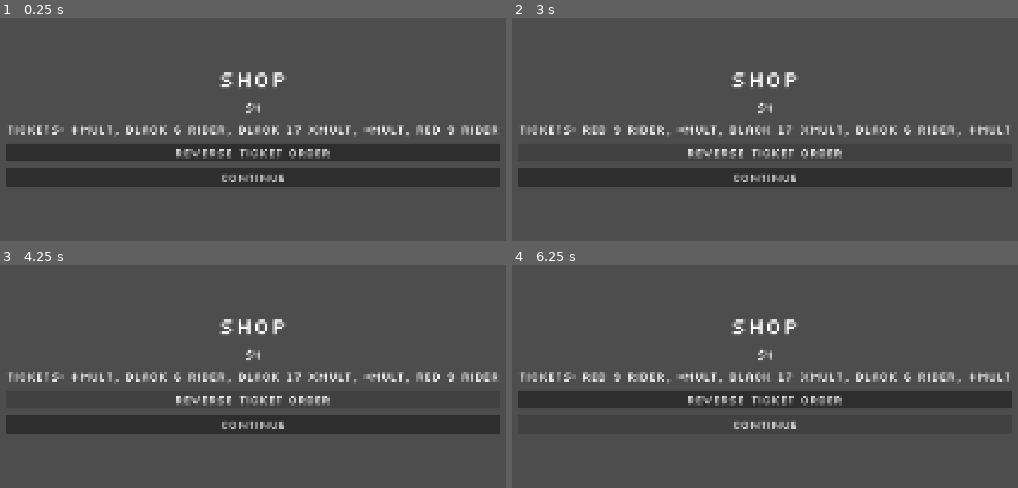
Above: before the commit, frames 1-4 (two rows, left to right).
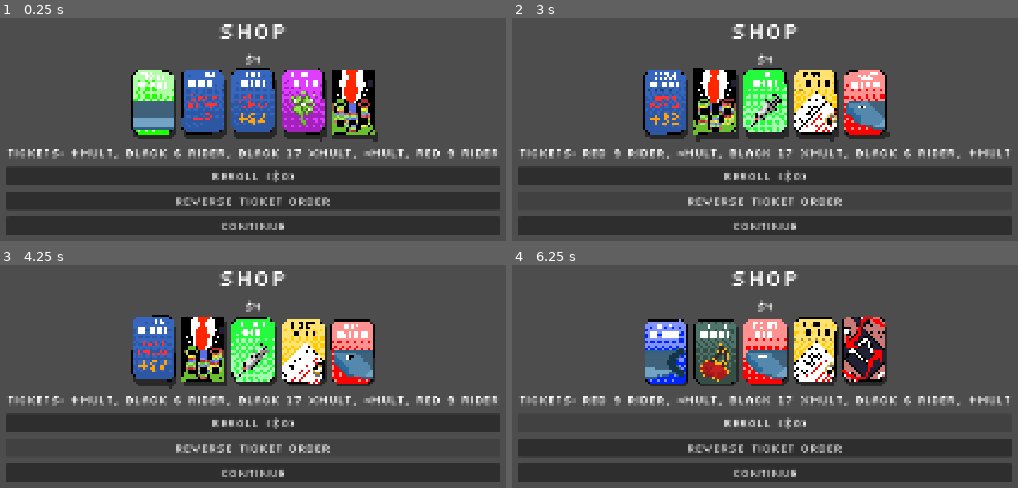
Above: after the commit, the same moments.

Repository: ross-ca/roulette-wheel
Game: Godot game, scene res://scenes/shop/shop.tscn
Two runs of this game, one before a commit and one after it. Both use one fixed random seed, a clock stepped at 60 frames per second and the inputs below. This scene is started directly instead of the project's main scene.
Inputs (mouse positions are in pixels of both pictures, inside the frame that each line leads up to):
- Up to frame 1 (0.25 s): no input
- Up to frame 2 (3 s): click (765, 176) at 0.5 s, where only the run after the commit has a clickable "Reroll ($0)"; click "Continue" at 1.25 s; click "Continue" at 2 s; click "Reverse ticket order" at 2.75 s
- Up to frame 3 (4.25 s): click "Reverse ticket order" at 3.5 s
- Up to frame 4 (6.25 s): click (765, 423) at 4.25 s, where only the run after the commit has a clickable "Reroll ($0)"; click "Reverse ticket order" at 5 s; click (765, 423) at 5.75 s, where only the run after the commit has a clickable "Reroll ($0)"

The runs differ from the first frame. In frame 1, 39% of the frame differs, in the area x 1-99%, y 2-98%; in frame 2, 28%; in frame 3, 28%; in frame 4, 37%.

Commit message:
New test tickets added, rarity system implemented with shop & reroll

Diff:
--- a/scenes/card_container/card_container.gd
+++ b/scenes/card_container/card_container.gd
@@ -62,6 +62,7 @@
 		var card: Card = CARD_SCENE.instantiate()
 		card.setup(item)
 		add_child(card)
+	update_minimum_size() # the row's width follows its cards
 
 
 ## Removes the card showing `item`. It dissolves first, holding its slot, and only then do the
--- a/scenes/modifiers/ticket_database.tres
+++ b/scenes/modifiers/ticket_database.tres
@@ -6,9 +6,21 @@
 [ext_resource type="Resource" uid="uid://cb72fgm1hl5y" path="res://scenes/modifiers/tickets/instances/times_mult.tres" id="3_times"]
 [ext_resource type="Resource" uid="uid://blsuetoqesx2u" path="res://scenes/modifiers/tickets/instances/black_six_pass.tres" id="4_black_six"]
 [ext_resource type="Resource" uid="uid://bo23nl8iiv1l" path="res://scenes/modifiers/tickets/instances/black_17_pass.tres" id="5_a38ke"]
-[ext_resource type="Resource" path="res://scenes/modifiers/tickets/instances/red_nine_pass.tres" id="6_red9"]
+[ext_resource type="Resource" uid="uid://cc736vpm43dig" path="res://scenes/modifiers/tickets/instances/red_nine_pass.tres" id="6_red9"]
+[ext_resource type="Resource" uid="uid://4ndvicshyflf" path="res://scenes/modifiers/tickets/instances/all_in.tres" id="8_fv1xg"]
+[ext_resource type="Resource" uid="uid://d285wdpg357pq" path="res://scenes/modifiers/tickets/instances/beer.tres" id="9_s0oeo"]
+[ext_resource type="Resource" uid="uid://3qoftoxo1cgw" path="res://scenes/modifiers/tickets/instances/cherry.tres" id="10_5dhtq"]
+[ext_resource type="Resource" uid="uid://bgb18novdkd83" path="res://scenes/modifiers/tickets/instances/cigarettes.tres" id="11_gt542"]
+[ext_resource type="Resource" uid="uid://irb781f0rhp8" path="res://scenes/modifiers/tickets/instances/clover.tres" id="12_v1dbm"]
+[ext_resource type="Resource" uid="uid://cm5wm310638yj" path="res://scenes/modifiers/tickets/instances/divorce.tres" id="13_q6dlq"]
+[ext_resource type="Resource" uid="uid://bpt437d28ki10" path="res://scenes/modifiers/tickets/instances/fish_body.tres" id="14_prrxk"]
+[ext_resource type="Resource" uid="uid://dbx6uonqjyskp" path="res://scenes/modifiers/tickets/instances/fish_head.tres" id="15_uri81"]
+[ext_resource type="Resource" uid="uid://xblc06pvoot0" path="res://scenes/modifiers/tickets/instances/fish_tail.tres" id="16_s6784"]
+[ext_resource type="Resource" uid="uid://cmwd0r4ue8gva" path="res://scenes/modifiers/tickets/instances/let_it_ride.tres" id="17_ja6a2"]
+[ext_resource type="Resource" uid="uid://byh4ayc4rhaab" path="res://scenes/modifiers/tickets/instances/membership_card.tres" id="18_dtkb8"]
+[ext_resource type="Resource" uid="uid://cwm35bq3ofeap" path="res://scenes/modifiers/tickets/instances/needle.tres" id="19_qoagc"]
 
 [resource]
 script = ExtResource("1_script")
-tickets = Array[ExtResource("2_3agre")]([ExtResource("2_plus …(61 unchanged characters)… source("5_a38ke"), ExtResource("6_red9")])
+tickets = Array[ExtResource("2_3agre")]([ExtResource("2_plus …(61 unchanged characters)… source("5_a38ke"), ExtResource("6_red9"), ExtResource("8_fv1xg"), ExtResource("9_s0oeo"), ExtResource("10_5dhtq"), ExtResource("11_gt542"), ExtResource("12_v1dbm"), ExtResource("13_q6dlq"), ExtResource("14_prrxk"), ExtResource("15_uri81"), ExtResource("16_s6784"), ExtResource("17_ja6a2"), ExtResource("18_dtkb8"), ExtResource("19_qoagc")])
 starter_tickets = Array[ExtResource("2_3agre")]([ExtResource("2_plus"), ExtResource("4_black_six"), ExtResource("5_a38ke"), ExtResource("3_times"), ExtResource("6_red9")])
--- /dev/null
+++ b/scenes/modifiers/tickets/instances/all_in.tres
@@ -0,0 +1,13 @@
+[gd_resource type="Resource" script_class="MultiplyMultTicket" format=3 uid="uid://4ndvicshyflf"]
+
+[ext_resource type="Texture2D" uid="uid://bxwc8yuj15wf5" path="res://assets/textures/tickets/allIn.png" id="1_2vtis"]
+[ext_resource type="Script" uid="uid://gc2ayvutf7y3" path="res://scenes/modifiers/tickets/classes/multiply_mult_ticket.gd" id="1_6i2ms"]
+
+[resource]
+script = ExtResource("1_6i2ms")
+factor = 3.0
+id = &"all_in"
+display_name = "All in"
+icon = ExtResource("1_2vtis")
+rarity = 3
+metadata/_custom_type_script = "uid://gc2ayvutf7y3"
--- /dev/null
+++ b/scenes/modifiers/tickets/instances/beer.tres
@@ -0,0 +1,14 @@
+[gd_resource type="Resource" script_class="PassMultiplyMultTicket" format=3 uid="uid://d285wdpg357pq"]
+
+[ext_resource type="Texture2D" uid="uid://ddkg31g5ca86k" path="res://assets/textures/tickets/beer.png" id="1_oi212"]
+[ext_resource type="Script" uid="uid://x10il3kscee1" path="res://scenes/modifiers/tickets/classes/pass_multiply_mult_ticket.gd" id="1_x65f7"]
+
+[resource]
+script = ExtResource("1_x65f7")
+number = 1
+colour = "red"
+trigger_chance = 0.1
+id = &"beer"
+display_name = "Beer"
+icon = ExtResource("1_oi212")
+metadata/_custom_type_script = "uid://x10il3kscee1"
--- a/scenes/modifiers/tickets/instances/black_17_pass.tres
+++ b/scenes/modifiers/tickets/instances/black_17_pass.tres
@@ -9,6 +9,7 @@
 number = 17
 colour = "black"
 trigger_chance = 0.1
+id = &"black_17_pass"
 display_name = "Black 17 xMult"
 icon = ExtResource("1_a15no")
 metadata/_custom_type_script = "uid://x10il3kscee1"
--- /dev/null
+++ b/scenes/modifiers/tickets/instances/cherry.tres
@@ -0,0 +1,15 @@
+[gd_resource type="Resource" script_class="PassAddMoneyTicket" format=3 uid="uid://3qoftoxo1cgw"]
+
+[ext_resource type="Texture2D" uid="uid://dq17wxeoh38it" path="res://assets/textures/tickets/cherry.png" id="1_cy0df"]
+[ext_resource type="Script" uid="uid://cdpjyqfsg7wnw" path="res://scenes/modifiers/tickets/classes/pass_add_money_ticket.gd" id="1_ig10u"]
+
+[resource]
+script = ExtResource("1_ig10u")
+amount = 10
+number = 10
+colour = "black"
+trigger_chance = 0.05
+id = &"cherry"
+display_name = "Cherries"
+icon = ExtResource("1_cy0df")
+metadata/_custom_type_script = "uid://cdpjyqfsg7wnw"
--- /dev/null
+++ b/scenes/modifiers/tickets/instances/cigarettes.tres
@@ -0,0 +1,15 @@
+[gd_resource type="Resource" script_class="PassMultiplyMultTicket" format=3 uid="uid://bgb18novdkd83"]
+
+[ext_resource type="Script" uid="uid://x10il3kscee1" path="res://scenes/modifiers/tickets/classes/pass_multiply_mult_ticket.gd" id="1_6ut04"]
+[ext_resource type="Texture2D" uid="uid://cyohheps83tey" path="res://assets/textures/tickets/cigarettes.png" id="1_iudtf"]
+
+[resource]
+script = ExtResource("1_6ut04")
+factor = 2.0
+number = 21
+colour = "red"
+trigger_chance = 0.1
+id = &"cigarettes"
+display_name = "Cigarettes"
+icon = ExtResource("1_iudtf")
+metadata/_custom_type_script = "uid://x10il3kscee1"
--- /dev/null
+++ b/scenes/modifiers/tickets/instances/clover.tres
@@ -0,0 +1,13 @@
+[gd_resource type="Resource" script_class="PassAddMultTicket" format=3 uid="uid://irb781f0rhp8"]
+
+[ext_resource type="Texture2D" uid="uid://dunljkumy3wdv" path="res://assets/textures/tickets/clover.png" id="1_cg2y6"]
+[ext_resource type="Script" uid="uid://cveo4kpbfvpsw" path="res://scenes/modifiers/tickets/classes/pass_add_mult_ticket.gd" id="1_o1mr3"]
+
+[resource]
+script = ExtResource("1_o1mr3")
+amount = 4.0
+colour = "red"
+trigger_chance = 0.02
+display_name = "Clover"
+icon = ExtResource("1_cg2y6")
+metadata/_custom_type_script = "uid://cveo4kpbfvpsw"
--- /dev/null
+++ b/scenes/modifiers/tickets/instances/divorce.tres
@@ -0,0 +1,14 @@
+[gd_resource type="Resource" script_class="PassAddMoneyTicket" format=3 uid="uid://cm5wm310638yj"]
+
+[ext_resource type="Texture2D" uid="uid://ck3b2wrwt74li" path="res://assets/textures/tickets/divorce.png" id="1_im7ks"]
+[ext_resource type="Script" uid="uid://cdpjyqfsg7wnw" path="res://scenes/modifiers/tickets/classes/pass_add_money_ticket.gd" id="1_myaps"]
+
+[resource]
+script = ExtResource("1_myaps")
+amount = 4
+colour = "green"
+trigger_chance = 0.2
+id = &"divorce"
+display_name = "Divorce"
+icon = ExtResource("1_im7ks")
+metadata/_custom_type_script = "uid://cdpjyqfsg7wnw"
--- /dev/null
+++ b/scenes/modifiers/tickets/instances/fish_body.tres
@@ -0,0 +1,12 @@
+[gd_resource type="Resource" script_class="AddMultTicket" format=3 uid="uid://bpt437d28ki10"]
+
+[ext_resource type="Texture2D" uid="uid://d2wmg0kdlhm48" path="res://assets/textures/tickets/wideFishBody.png" id="1_4q16n"]
+[ext_resource type="Script" uid="uid://cqtk00mv18xq6" path="res://scenes/modifiers/tickets/classes/add_mult_ticket.gd" id="1_g485u"]
+
+[resource]
+script = ExtResource("1_g485u")
+amount = 5.0
+id = &"fish_body"
+display_name = "Wide Fish Body"
+icon = ExtResource("1_4q16n")
+metadata/_custom_type_script = "uid://cqtk00mv18xq6"
--- /dev/null
+++ b/scenes/modifiers/tickets/instances/fish_head.tres
@@ -0,0 +1,12 @@
+[gd_resource type="Resource" script_class="AddMultTicket" format=3 uid="uid://dbx6uonqjyskp"]
+
+[ext_resource type="Texture2D" uid="uid://co24nwk6svndb" path="res://assets/textures/tickets/wideFishHead.png" id="1_22xdi"]
+[ext_resource type="Script" uid="uid://cqtk00mv18xq6" path="res://scenes/modifiers/tickets/classes/add_mult_ticket.gd" id="1_k64la"]
+
+[resource]
+script = ExtResource("1_k64la")
+amount = 5.0
+id = &"fish_head"
+display_name = "Wide Fish Head"
+icon = ExtResource("1_22xdi")
+metadata/_custom_type_script = "uid://cqtk00mv18xq6"
--- /dev/null
+++ b/scenes/modifiers/tickets/instances/fish_tail.tres
@@ -0,0 +1,12 @@
+[gd_resource type="Resource" script_class="AddMultTicket" format=3 uid="uid://xblc06pvoot0"]
+
+[ext_resource type="Texture2D" uid="uid://w1b3jdfgxpv5" path="res://assets/textures/tickets/wideFishTail.png" id="1_amsk7"]
+[ext_resource type="Script" uid="uid://cqtk00mv18xq6" path="res://scenes/modifiers/tickets/classes/add_mult_ticket.gd" id="2_sh8ha"]
+
+[resource]
+script = ExtResource("2_sh8ha")
+amount = 5.0
+id = &"fish_tail"
+display_name = "Wide Fish Tail"
+icon = ExtResource("1_amsk7")
+metadata/_custom_type_script = "uid://cqtk00mv18xq6"
--- /dev/null
+++ b/scenes/modifiers/tickets/instances/let_it_ride.tres
@@ -0,0 +1,14 @@
+[gd_resource type="Resource" script_class="PassMultiplyMultTicket" format=3 uid="uid://cmwd0r4ue8gva"]
+
+[ext_resource type="Script" uid="uid://x10il3kscee1" path="res://scenes/modifiers/tickets/classes/pass_multiply_mult_ticket.gd" id="1_4s8uc"]
+[ext_resource type="Texture2D" uid="uid://gcjnf5dks3xu" path="res://assets/textures/tickets/letItRide.png" id="1_43fql"]
+
+[resource]
+script = ExtResource("1_4s8uc")
+number = 17
+colour = "black"
+trigger_chance = 0.2
+id = &"let_it_ride"
+display_name = "Let It Ride"
+icon = ExtResource("1_43fql")
+metadata/_custom_type_script = "uid://x10il3kscee1"
--- /dev/null
+++ b/scenes/modifiers/tickets/instances/membership_card.tres
@@ -0,0 +1,15 @@
+[gd_resource type="Resource" script_class="PassAddMoneyTicket" format=3 uid="uid://byh4ayc4rhaab"]
+
+[ext_resource type="Script" uid="uid://cdpjyqfsg7wnw" path="res://scenes/modifiers/tickets/classes/pass_add_money_ticket.gd" id="1_delkw"]
+[ext_resource type="Texture2D" uid="uid://dnqbq7kwducy" path="res://assets/textures/tickets/membershipCard.png" id="1_paqgc"]
+
+[resource]
+script = ExtResource("1_delkw")
+amount = 5
+number = 11
+colour = "black"
+trigger_chance = 0.25
+id = &"membership_card"
+display_name = "Membership Card"
+icon = ExtResource("1_paqgc")
+metadata/_custom_type_script = "uid://cdpjyqfsg7wnw"
--- /dev/null
+++ b/scenes/modifiers/tickets/instances/needle.tres
@@ -0,0 +1,14 @@
+[gd_resource type="Resource" script_class="PassAddMultTicket" format=3 uid="uid://cwm35bq3ofeap"]
+
+[ext_resource type="Script" uid="uid://cveo4kpbfvpsw" path="res://scenes/modifiers/tickets/classes/pass_add_mult_ticket.gd" id="1_67fxo"]
+[ext_resource type="Texture2D" uid="uid://khcr331oav3j" path="res://assets/textures/tickets/misc.png" id="1_crayq"]
+
+[resource]
+script = ExtResource("1_67fxo")
+number = 31
+colour = "black"
+trigger_chance = 0.5
+id = &"needle"
+display_name = "Miscellaneous Needle"
+icon = ExtResource("1_crayq")
+metadata/_custom_type_script = "uid://cveo4kpbfvpsw"
--- a/scenes/modifiers/tickets/instances/plus_mult.tres
+++ b/scenes/modifiers/tickets/instances/plus_mult.tres
@@ -5,5 +5,6 @@
 
 [resource]
 script = ExtResource("1_script")
+id = &"plus_mult"
 display_name = "+Mult"
 icon = ExtResource("1_kwabw")
--- a/scenes/modifiers/tickets/instances/times_mult.tres
+++ b/scenes/modifiers/tickets/instances/times_mult.tres
@@ -5,5 +5,6 @@
 
 [resource]
 script = ExtResource("1_script")
+id = &"times_mult"
 display_name = "×Mult"
 icon = ExtResource("1_nsrms")
--- a/scenes/run/steps/shop_step.gd
+++ b/scenes/run/steps/shop_step.gd
@@ -1,8 +1,39 @@
 class_name ShopStep
 extends RunStep
 ## A visit to the shop between rounds.
+
+## How many tickets the shop offers.
+const SLOTS := 5
+## What a reroll costs before modifiers change it. Placeholder: 0 makes rerolls free.
+const REROLL_COST := 0
+
+## What the shop is offering, in slot order. Kept on the step so it's saved with the run: leaving
+## and resuming the shop shows the same stock instead of rolling it again.
+@export var stock: Array[Ticket] = []
+## True once the stock has been rolled, so a shop that sells out isn't restocked on a reload.
+@export var stocked := false
 
 
 func _init() -> void:
 	# load(), not preload(): shop.gd refers back to this class.
 	phase_scene = load("res://scenes/shop/shop.tscn")
+
+
+## Rolls the stock from `database` by rarity, one ticket per slot and no ticket twice, using the run's
+## RNG. Does nothing if it's already been rolled. The database may have fewer tickets than slots.
+func stock_up(run: RunState, database: TicketDatabase) -> void:
+	if stocked:
+		return
+	for i in SLOTS:
+		var template := database.roll(run.rng, stock)
+		if template == null:
+			break
+		stock.append(database.create(template.id))
+	stocked = true
+
+
+## Throws the stock away and rolls it again.
+func reroll(run: RunState, database: TicketDatabase) -> void:
+	stock.clear()
+	stocked = false
+	stock_up(run, database)
--- a/scenes/shop/shop.gd
+++ b/scenes/shop/shop.gd
@@ -1,18 +1,23 @@
 extends Control
-## Stub shop between rounds. Sells nothing yet; it can reverse the ticket order to show that order
-## changes the score, and Continue moves the run on.
+## Stub shop between rounds. It shows the step's stock, rolled by rarity, but can't sell it yet, and
+## the stock can be rerolled for a price. It can reverse the ticket order to show that order changes
+## the score, and Continue moves the run on.
 
 signal finished(result: Variant)
 
 var _run: RunState
+var _step: ShopStep
 
+@onready var _stock: CardContainer = %Stock
 @onready var _money_label: Label = %MoneyLabel
 @onready var _tickets_label: Label = %TicketsLabel
+@onready var _reroll_button: Button = %RerollButton
 
 
 ## Called by the runner before the scene enters the tree.
-func setup(run: RunState, _step: RunStep) -> void:
+func setup(run: RunState, step: RunStep) -> void:
 	_run = run
+	_step = step
 
 
 func _ready() -> void:
@@ -20,15 +25,40 @@
 	if _run == null:
 		Game.new_run(randi(), false)
 		_run = Game.run
+		_step = ShopStep.new()
+		_run.current_step = _step
+
+	if not _step.stocked:
+		_step.stock_up(_run, Game.TICKET_DATABASE)
+		Game.save_run()
+	_stock.set_items(_step.stock)
 	_refresh()
 
 
 func _refresh() -> void:
 	_money_label.text = "$%d" % _run.money
+	var reroll_cost := _reroll_cost()
+	_reroll_button.text = "Reroll ($%d)" % reroll_cost
+	_reroll_button.disabled = _run.money < reroll_cost
 	var names: PackedStringArray = []
 	for ticket in _run.tickets:
 		names.append(ticket.display_name)
 	_tickets_label.text = "Tickets: %s" % ", ".join(names)
+
+
+func _reroll_cost() -> int:
+	return Modifiers.price(_run, ShopStep.REROLL_COST)
+
+
+func _on_reroll_button_pressed() -> void:
+	var cost := _reroll_cost()
+	if _run.money < cost:
+		return
+	_run.money -= cost
+	_step.reroll(_run, Game.TICKET_DATABASE)
+	_stock.set_items(_step.stock)
+	Game.save_run()
+	_refresh()
 
 
 func _on_reverse_button_pressed() -> void:
--- a/scenes/shop/shop.tscn
+++ b/scenes/shop/shop.tscn
@@ -2,6 +2,8 @@
 
 [ext_resource type="Script" path="res://scenes/shop/shop.gd" id="1_shop"]
 [ext_resource type="FontFile" uid="uid://bjqcqudoiecha" path="res://assets/fonts/Silkscreen-Regular.ttf" id="2_font"]
+
+[ext_resource type="PackedScene" path="res://scenes/card_container/card_container.tscn" id="3_cards"]
 
 [sub_resource type="Theme" id="Theme_shop"]
 default_font = ExtResource("2_font")
@@ -40,10 +42,18 @@
 layout_mode = 2
 horizontal_alignment = 1
 
+[node name="Stock" parent="Center/Items" instance=ExtResource("3_cards")]
+unique_name_in_owner = true
+layout_mode = 2
+
 [node name="TicketsLabel" type="Label" parent="Center/Items"]
 unique_name_in_owner = true
 layout_mode = 2
 horizontal_alignment = 1
+
+[node name="RerollButton" type="Button" parent="Center/Items"]
+unique_name_in_owner = true
+layout_mode = 2
 
 [node name="ReverseButton" type="Button" parent="Center/Items"]
 layout_mode = 2
@@ -53,5 +63,6 @@
 layout_mode = 2
 text = "Continue"
 
+[connection signal="pressed" from="Center/Items/RerollButton" to="." method="_on_reroll_button_pressed"]
 [connection signal="pressed" from="Center/Items/ReverseButton" to="." method="_on_reverse_button_pressed"]
 [connection signal="pressed" from="Center/Items/ContinueButton" to="." method="_on_continue_button_pressed"]
Binary file added: assets/textures/tickets/allIn.png
Not shown, added: assets/textures/tickets/allIn.png.import
Binary file added: assets/textures/tickets/clover.png
Not shown, added: assets/textures/tickets/clover.png.import
Binary file added: assets/textures/tickets/divorce.png
Not shown, added: assets/textures/tickets/divorce.png.import
Binary file added: assets/textures/tickets/letItRide.png
Not shown, added: assets/textures/tickets/letItRide.png.import
Binary file added: assets/textures/tickets/misc.png
Not shown, added: assets/textures/tickets/misc.png.import
Binary file added: assets/textures/tickets/wideFishBody.png
Not shown, added: assets/textures/tickets/wideFishBody.png.import
(and 6 more such lines)
